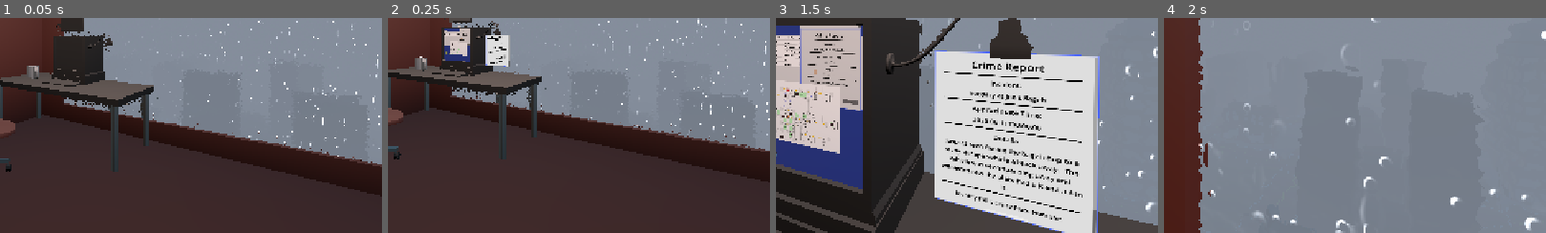
Above: before the commit, frames 1-4 (left to right).
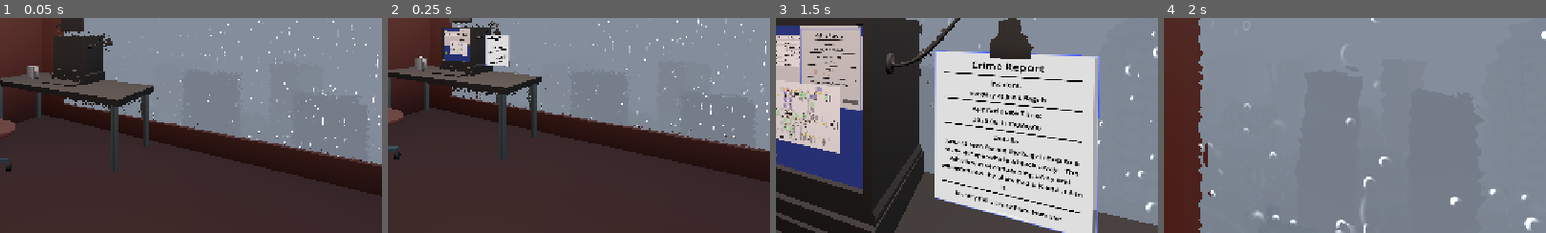
Above: after the commit, the same moments.

Repository: Ciph3rzer0/brackeys-2026.2-trust-no-one
Game: Godot game, scene res://scenes/city.tscn
Two runs of this game, one before a commit and one after it. Both use one fixed random seed, a clock stepped at 60 frames per second and the inputs below. The engine's default icon, where the game draws it, is replaced by a stand-in: a white triangle on a blue panel in a dark square. Sound files missing from this copy of the repository are replaced by a short silence.
Inputs (mouse positions are % of the whole screen's width and height, from its top left):
- Up to frame 1 (0.05 s): no input
- Up to frame 2 (0.25 s): no input
- Up to frame 3 (1.5 s): tap Enter at 0.5 s; move the mouse to (49, 52) at 0.52 s; hold E (pc_interact) 0.53-1.28 s; hold W (pc_forward) from 0.53 s (still down); click (49, 52) at 0.67 s; tap Space at 0.77 s; move the mouse to (57, 51) at 1.27 s; tap Q at 1.35 s
- Up to frame 4 (2 s): keep holding W (pc_forward); tap Space at 1.52 s
The pictures show only the part of the screen within x 40-90%, y 46-96%; the shares and areas given below are measured in that part.

Frame 1 is identical in both runs. In frame 2, less than 0.1% of the frame differs, in the area x 18-20%, y 12-17%; in frame 3, 0.3%, in the area x 2-14%, y 32-59%; in frame 4, nothing differs.
Error in both runs: Invalid assignment of property or key 'plate' with value of type 'String' on a base object of type 'Resource (Quest)'. (res://autoloads/quest_system.gd:19)

Commit message:
feat: many more work, residence nodes

Diff:
--- a/ui/city-map/city_map.tscn
+++ b/ui/city-map/city_map.tscn
@@ -8,7 +8,9 @@
 [ext_resource type="Texture2D" uid="uid://qlv27q81cyvk" path="res://ui/city-map/green_gradient_texture_2d.tres" id="5_wxgfj"]
 [ext_resource type="Texture2D" uid="uid://cp6p7x7g37eh6" path="res://ui/city-map/orange_gradient_texture_2d.tres" id="6_vipko"]
 [ext_resource type="Script" uid="uid://dyjgb3gbwv6my" path="res://ui/city-map/city_map.gd" id="7_4hhcj"]
+[ext_resource type="Texture2D" uid="uid://y08x8cseub27" path="res://ui/city-map/home_gradient_texture_2d.tres" id="7_kh8b0"]
 [ext_resource type="Texture2D" uid="uid://ddxvv763xd43t" path="res://icon.svg" id="7_wgu0n"]
+[ext_resource type="Texture2D" uid="uid://cmlv71m2o7jy4" path="res://ui/city-map/work_gradient_texture_2d.tres" id="8_3lkr5"]
 [ext_resource type="PackedScene" uid="uid://rfby48jvh0km" path="res://ui/city-map/camera.tscn" id="9_qdywh"]
 [ext_resource type="PackedScene" uid="uid://b0sw7kg0mti8e" path="res://ui/city-map/vehicle.tscn" id="9_tbcoo"]
 
@@ -59,7 +61,7 @@
 node_type = 1
 
 [node name="Intersection5" type="Sprite2D" parent="AStarGraph2D" unique_id=2109170261 groups=["intersection"]]
-position = Vector2(593, -351)
+position = Vector2(512.14954, -351)
 texture = ExtResource("3_1x8ky")
 script = ExtResource("3_54v2r")
 connections = Array[NodePath]([NodePath("../Intersection4")])
@@ -83,7 +85,13 @@
 position = Vector2(-159, -241)
 texture = ExtResource("3_1x8ky")
 script = ExtResource("3_54v2r")
-connections = Array[NodePath]([NodePath("../Intersection10")])
+node_type = 1
+
+[node name="Intersection28" type="Sprite2D" parent="AStarGraph2D" unique_id=2012826101 groups=["intersection"]]
+position = Vector2(-159, -132.7103)
+texture = ExtResource("3_1x8ky")
+script = ExtResource("3_54v2r")
+connections = Array[NodePath]([NodePath("../Intersection8"), NodePath("../Intersection10")])
 node_type = 1
 
 [node name="Intersection10" type="Sprite2D" parent="AStarGraph2D" unique_id=211758626 groups=["intersection"]]
@@ -260,6 +268,13 @@
 connections = Array[NodePath]([NodePath("../Intersection9")])
 node_type = 2
 
+[node name="Work_Supermarket" type="Sprite2D" parent="AStarGraph2D" unique_id=2116367975 groups=["intersection"]]
+position = Vector2(78.729004, -229.90652)
+texture = ExtResource("8_3lkr5")
+script = ExtResource("3_54v2r")
+connections = Array[NodePath]([NodePath("../Intersection9")])
+node_type = 6
+
 [node name="POI_Supermarket 3" type="Sprite2D" parent="AStarGraph2D" unique_id=1140534198 groups=["intersection"]]
 position = Vector2(147.88794, -296.97195)
 texture = ExtResource("5_wxgfj")
@@ -301,6 +316,118 @@
 script = ExtResource("3_54v2r")
 connections = Array[NodePath]([NodePath("../Intersection13")])
 node_type = 2
+
+[node name="Home_Maelle" type="Sprite2D" parent="AStarGraph2D" unique_id=1716725229 groups=["poi"]]
+position = Vector2(-102.80374, -76.6355)
+texture = ExtResource("7_kh8b0")
+script = ExtResource("3_54v2r")
+connections = Array[NodePath]([NodePath("../Intersection28")])
+node_type = 5
+
+[node name="Home_Rowan" type="Sprite2D" parent="AStarGraph2D" unique_id=1828326308 groups=["poi"]]
+position = Vector2(-100.934586, -190.65419)
+texture = ExtResource("7_kh8b0")
+script = ExtResource("3_54v2r")
+connections = Array[NodePath]([NodePath("../Intersection28")])
+node_type = 5
+
+[node name="Home_Sylvia" type="Sprite2D" parent="AStarGraph2D" unique_id=765445626 groups=["poi"]]
+position = Vector2(-220.56076, -295.3271)
+texture = ExtResource("7_kh8b0")
+script = ExtResource("3_54v2r")
+connections = Array[NodePath]([NodePath("../Intersection8")])
+node_type = 5
+
+[node name="Work_Construction" type="Sprite2D" parent="AStarGraph2D" unique_id=462456001 groups=["poi"]]
+position = Vector2(-97.19627, -295.3271)
+texture = ExtResource("8_3lkr5")
+script = ExtResource("3_54v2r")
+connections = Array[NodePath]([NodePath("../Intersection8")])
+node_type = 6
+
+[node name="Home_Deborah" type="Sprite2D" parent="AStarGraph2D" unique_id=2059384458 groups=["poi"]]
+position = Vector2(272.89722, -293.45792)
+texture = ExtResource("7_kh8b0")
+script = ExtResource("3_54v2r")
+connections = Array[NodePath]([NodePath("../Intersection34")])
+node_type = 5
+
+[node name="Home_Toby" type="Sprite2D" parent="AStarGraph2D" unique_id=636564941 groups=["poi"]]
+position = Vector2(400.00003, -409.34576)
+texture = ExtResource("7_kh8b0")
+script = ExtResource("3_54v2r")
+connections = Array[NodePath]([NodePath("../Intersection4")])
+node_type = 5
+
+[node name="POI_Cinema" type="Sprite2D" parent="AStarGraph2D" unique_id=1186039106 groups=["poi"]]
+position = Vector2(512.14954, -295.3271)
+texture = ExtResource("5_wxgfj")
+script = ExtResource("3_54v2r")
+connections = Array[NodePath]([NodePath("../Intersection5")])
+node_type = 2
+
+[node name="Work_Capitol" type="Sprite2D" parent="AStarGraph2D" unique_id=1051094553 groups=["poi"]]
+position = Vector2(280.37384, -91.58875)
+texture = ExtResource("8_3lkr5")
+script = ExtResource("3_54v2r")
+connections = Array[NodePath]([NodePath("../Intersection34"), NodePath("../Intersection33")])
+node_type = 6
+
+[node name="Work_Warehouse1" type="Sprite2D" parent="AStarGraph2D" unique_id=27765882 groups=["poi"]]
+position = Vector2(282.243, 26.168259)
+texture = ExtResource("8_3lkr5")
+script = ExtResource("3_54v2r")
+connections = Array[NodePath]([NodePath("../Intersection33")])
+node_type = 6
+
+[node name="Work_Warehouse2" type="Sprite2D" parent="AStarGraph2D" unique_id=574026060 groups=["poi"]]
+position = Vector2(360.74768, 24.299042)
+texture = ExtResource("8_3lkr5")
+script = ExtResource("3_54v2r")
+connections = Array[NodePath]([NodePath("../Intersection33")])
+node_type = 6
+
+[node name="Work_Factory1" type="Sprite2D" parent="AStarGraph2D" unique_id=1876958289 groups=["poi"]]
+position = Vector2(252.33646, 357.0093)
+texture = ExtResource("8_3lkr5")
+script = ExtResource("3_54v2r")
+connections = Array[NodePath]([NodePath("../Intersection26")])
+node_type = 6
+
+[node name="Work_Factory2" type="Sprite2D" parent="AStarGraph2D" unique_id=130022781 groups=["poi"]]
+position = Vector2(143.92523, 358.87848)
+texture = ExtResource("8_3lkr5")
+script = ExtResource("3_54v2r")
+connections = Array[NodePath]([NodePath("../Intersection26")])
+node_type = 6
+
+[node name="Work_Powerplant" type="Sprite2D" parent="AStarGraph2D" unique_id=1471348968 groups=["poi"]]
+position = Vector2(478.50467, 360.74765)
+texture = ExtResource("8_3lkr5")
+script = ExtResource("3_54v2r")
+connections = Array[NodePath]([NodePath("../Intersection32")])
+node_type = 6
+
+[node name="POI_Capitol" type="Sprite2D" parent="AStarGraph2D" unique_id=1196587270 groups=["poi"]]
+position = Vector2(280.37384, -171.96259)
+texture = ExtResource("5_wxgfj")
+script = ExtResource("3_54v2r")
+connections = Array[NodePath]([NodePath("../Intersection34"), NodePath("../Intersection33")])
+node_type = 2
+
+[node name="Home_Charlotte" type="Sprite2D" parent="AStarGraph2D" unique_id=1113807684 groups=["poi"]]
+position = Vector2(-222.4299, -190.65419)
+texture = ExtResource("7_kh8b0")
+script = ExtResource("3_54v2r")
+connections = Array[NodePath]([NodePath("../Intersection28")])
+node_type = 5
+
+[node name="Home_Verso" type="Sprite2D" parent="AStarGraph2D" unique_id=2022661620 groups=["poi"]]
+position = Vector2(-222.4299, -80.37382)
+texture = ExtResource("7_kh8b0")
+script = ExtResource("3_54v2r")
+connections = Array[NodePath]([NodePath("../Intersection28")])
+node_type = 5
 
 [node name="POI_Bar Olivia2" type="Sprite2D" parent="AStarGraph2D" unique_id=1688171156 groups=["poi"]]
 position = Vector2(18.691582, 33.644875)
--- /dev/null
+++ b/ui/city-map/home_gradient_texture_2d.tres
@@ -0,0 +1,8 @@
+[gd_resource type="GradientTexture2D" format=3 uid="uid://y08x8cseub27"]
+
+[sub_resource type="Gradient" id="Gradient_i6dvq"]
+offsets = PackedFloat32Array(0)
+colors = PackedColorArray(0.32156864, 0.21176471, 0.7254902, 0.39215687)
+
+[resource]
+gradient = SubResource("Gradient_i6dvq")
--- a/ui/city-map/path_node_2d.gd
+++ b/ui/city-map/path_node_2d.gd
@@ -6,6 +6,8 @@
 const GREEN_GRADIENT_TEXTURE_2D = preload("uid://qlv27q81cyvk")
 const ORANGE_GRADIENT_TEXTURE_2D = preload("uid://cp6p7x7g37eh6")
 const PINK_GRADIENT_TEXTURE_2D = preload("uid://c3w7gfq11xjbp")
+const HOME_GRADIENT_TEXTURE_2D = preload("uid://y08x8cseub27")
+const WORK_GRADIENT_TEXTURE_2D = preload("uid://cmlv71m2o7jy4")
 
 enum NodeType {
 	NULL = 0,
@@ -13,6 +15,8 @@
 	POI,
 	CityExit,
 	ShadyPOI,
+	Residence,
+	Work,
 }
 
 @export var connections: Array[NodePath] = []
@@ -28,3 +32,7 @@
 				texture = ORANGE_GRADIENT_TEXTURE_2D
 			NodeType.ShadyPOI:
 				texture = PINK_GRADIENT_TEXTURE_2D
+			NodeType.Residence:
+				texture = HOME_GRADIENT_TEXTURE_2D
+			NodeType.Work:
+				texture = WORK_GRADIENT_TEXTURE_2D
--- a/ui/city-map/pink_gradient_texture_2d.tres
+++ b/ui/city-map/pink_gradient_texture_2d.tres
@@ -2,7 +2,7 @@
 
 [sub_resource type="Gradient" id="Gradient_i6dvq"]
 offsets = PackedFloat32Array(0)
-colors = PackedColorArray(0.836086, 0.2758247, 0.84612507, 0.39215687)
+colors = PackedColorArray(0.8352941, 0.27450982, 0.84705883, 0.39215687)
 
 [resource]
 gradient = SubResource("Gradient_i6dvq")
--- /dev/null
+++ b/ui/city-map/work_gradient_texture_2d.tres
@@ -0,0 +1,8 @@
+[gd_resource type="GradientTexture2D" format=3 uid="uid://cmlv71m2o7jy4"]
+
+[sub_resource type="Gradient" id="Gradient_i6dvq"]
+offsets = PackedFloat32Array(0)
+colors = PackedColorArray(0.27450982, 0.23529412, 0.18039216, 0.39215687)
+
+[resource]
+gradient = SubResource("Gradient_i6dvq")
